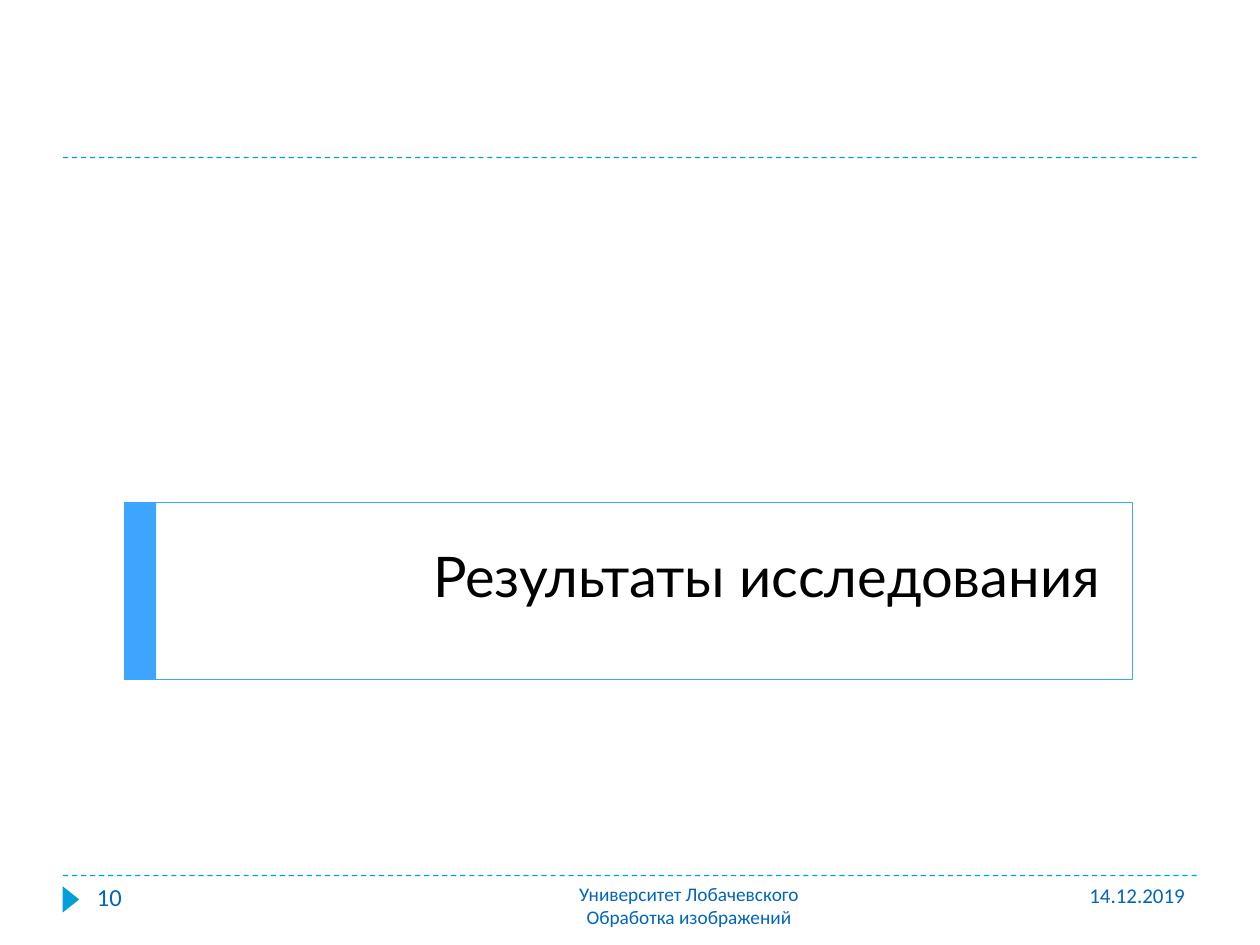
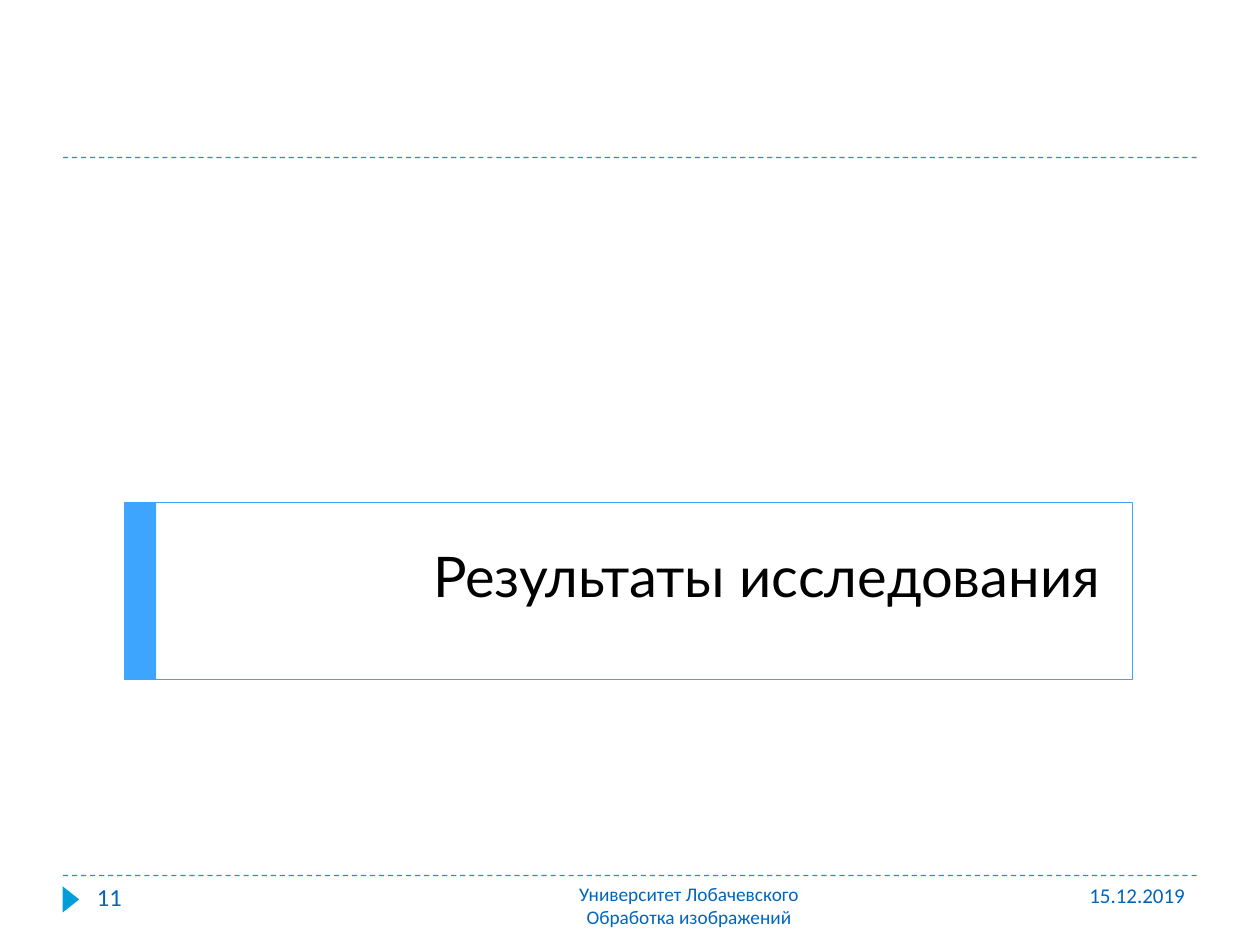
Before and after one commit to might52/lung_segmentation, a slide deck: slide 11 of Lung_segmentation.pptx (slide 10 before the commit). Drawn at 1260x945 pixels with LibreOffice and Linux fonts; fonts in the diff are those of the drawing; background and template pictures are left out. Boxes give left, top, right and bottom in pixels: in the first picture for what was removed or moved away, otherwise in the second. Text is boxed around its words. In the diff, an @@ line names an element or a change of style, - is before the commit and + after.

```diff
--- a/Lung_segmentation.pptx
+++ b/Lung_segmentation.pptx
@@ page number at (97, 890, 122, 906): text changed @@
-10
+11
@@ text at (1089, 889, 1185, 903): text changed @@
-14.12.2019
+15.12.2019
```
Also in this commit, not shown: 9 other slides changed, 1 slide added.
